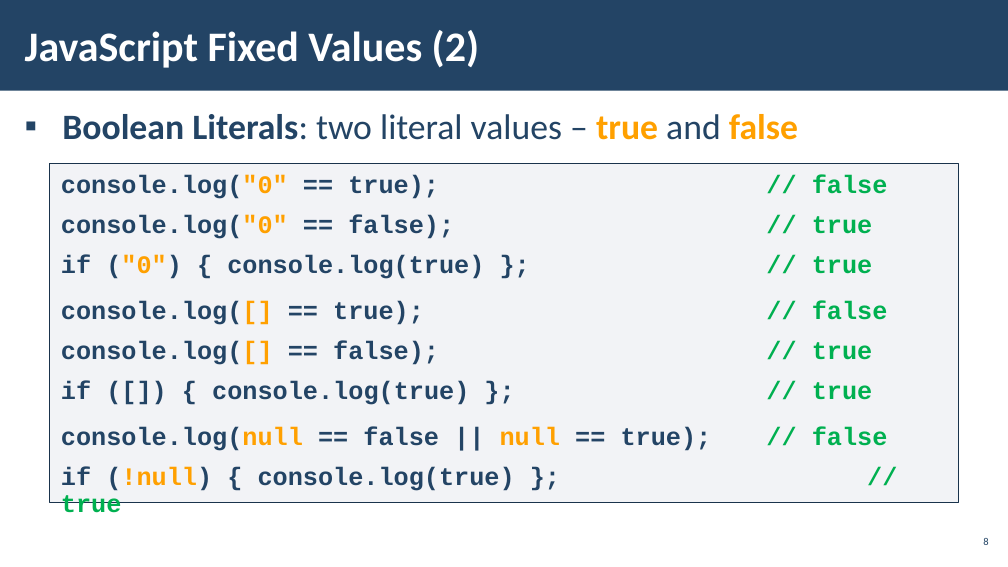
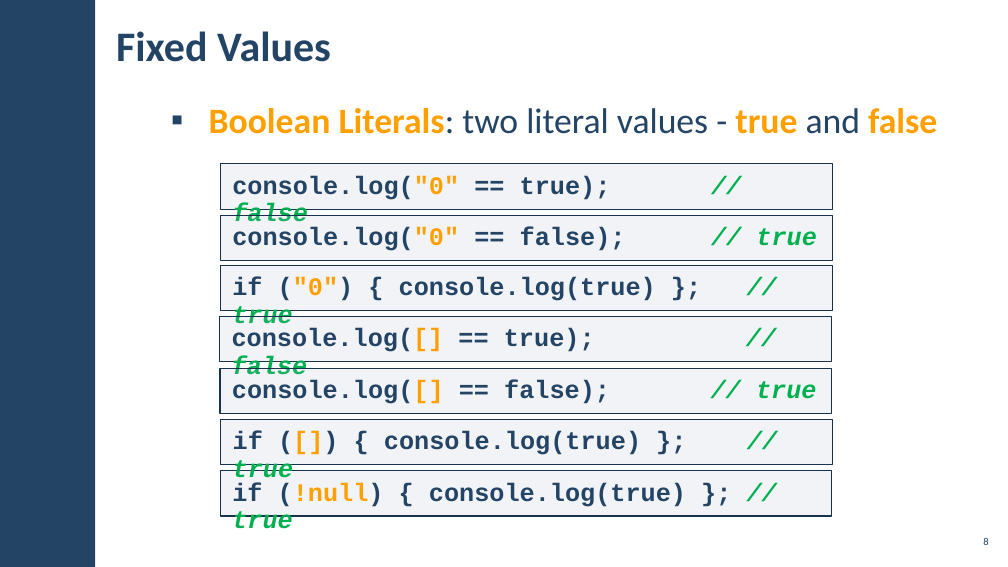
Before and after one commit to pirocorp/JS-Essentials, a slide deck: slide 8 of 01. JAVASCRIPT SYNTAX AND OPERATORS/01. JS-Fundamentals-JavaScript-Syntax-and-Operators.pptx. Drawn at 1008x567 pixels with LibreOffice and Linux fonts; fonts in the diff are those of the drawing; background and template pictures are left out. Boxes give left, top, right and bottom in pixels: in the first picture for what was removed or moved away, otherwise in the second. Text is boxed around its words. In the diff, an @@ line names an element or a change of style, - is before the commit and + after.

```diff
--- a/01. JAVASCRIPT SYNTAX AND OPERATORS/01. JS-Fundamentals-JavaScript-Syntax-and-Operators.pptx
+++ b/01. JAVASCRIPT SYNTAX AND OPERATORS/01. JS-Fundamentals-JavaScript-Syntax-and-Operators.pptx
@@ rectangle removed at [0,0,1008,91] @@
@@ rectangle added at [0,0,95,567], fill #234465 @@
@@ title at [116,31,331,62]: text changed; text colour #FFFFFF to #234465 @@
-JavaScript Fixed Values (2)
+Fixed Values
@@ text at [209,108,937,134]: text changed; text colour #234465 to #FFA000 @@
-▪ Boolean Literals: two literal values – true and false
+▪ Boolean Literals: two literal values - true and false
@@ text in rectangle at [61,175,888,451]: paragraphs removed @@
-console.log("0" == true); // false
-console.log("0" == false); // true
-if ("0") { console.log(true) }; // true
-console.log([] == true); // false
-console.log([] == false); // true
-if ([]) { console.log(true) }; // true
-console.log(null == false || null == true); // false
@@ rectangle added at [220,164,832,209], fill #ADB4C3 at 15% opacity, outline #1A334C 1 pt, 24 pt, text #234465, bold @@
+console.log("0" == true); // false
@@ rectangle added at [220,216,832,261], fill #ADB4C3 at 15% opacity, outline #1A334C 1 pt, 24 pt, text #234465, bold @@
+console.log("0" == false); // true
@@ rectangle added at [220,265,832,311], fill #ADB4C3 at 15% opacity, outline #1A334C 1 pt, 24 pt, text #234465, bold @@
+if ("0") { console.log(true) }; // true
@@ rectangle added at [220,316,832,361], fill #ADB4C3 at 15% opacity, outline #1A334C 1 pt, 24 pt, text #234465, bold @@
+console.log([] == true); // false
@@ rectangle added at [220,368,832,414], fill #ADB4C3 at 15% opacity, outline #1A334C 1 pt, 24 pt, text #234465, bold @@
+console.log([] == false); // true
@@ rectangle added at [221,420,833,465], fill #ADB4C3 at 15% opacity, outline #1A334C 1 pt, 24 pt, text #234465, bold @@
+if ([]) { console.log(true) }; // true
@@ rectangle "if (!null) { console.log(true) }; ...": place and size @@
-rectangle "if (!null) { console.log(true) }; ..." at [49,163,959,503]
+rectangle "if (!null) { console.log(true) }; ..." at [220,470,831,516]
@@ rectangle "if (!null) { console.log(true) }; ..." at [220,470,831,516]: italic on in "// true" @@
```
Also in this commit, not shown: 26 other slides changed, 35 slides added, 13 slides removed.
